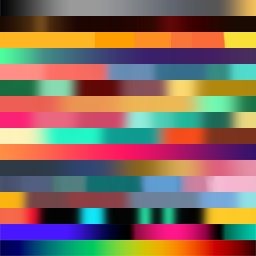
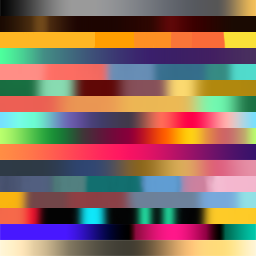
Layers edited between the first and the second 256 × 256 image:
added layer "Gradient Fill 2" above "hydra" over [0, 112, 256, 256]
added layer "Gradient Fill 1" above "waterfall / pond" over [0, 112, 256, 256]
removed layer "Layer 7" over [0, 159, 256, 160]
renamed "Layer 19" to "Rock fish", moved it above "tenk / pit" over [0, 159, 256, 160]
added layer "Gradient Fill 3" above "default" over [0, 112, 256, 256]
